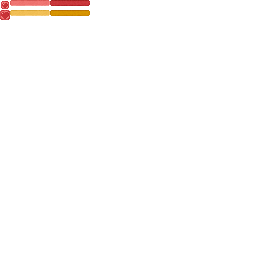
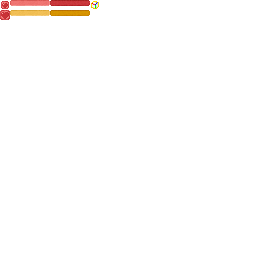
Two versions of the same layered image (256×256). Layer-by-layer changes:
added layer "图层 1" above "生命槽 - 满 金" over <box>91,1,99,9</box>
